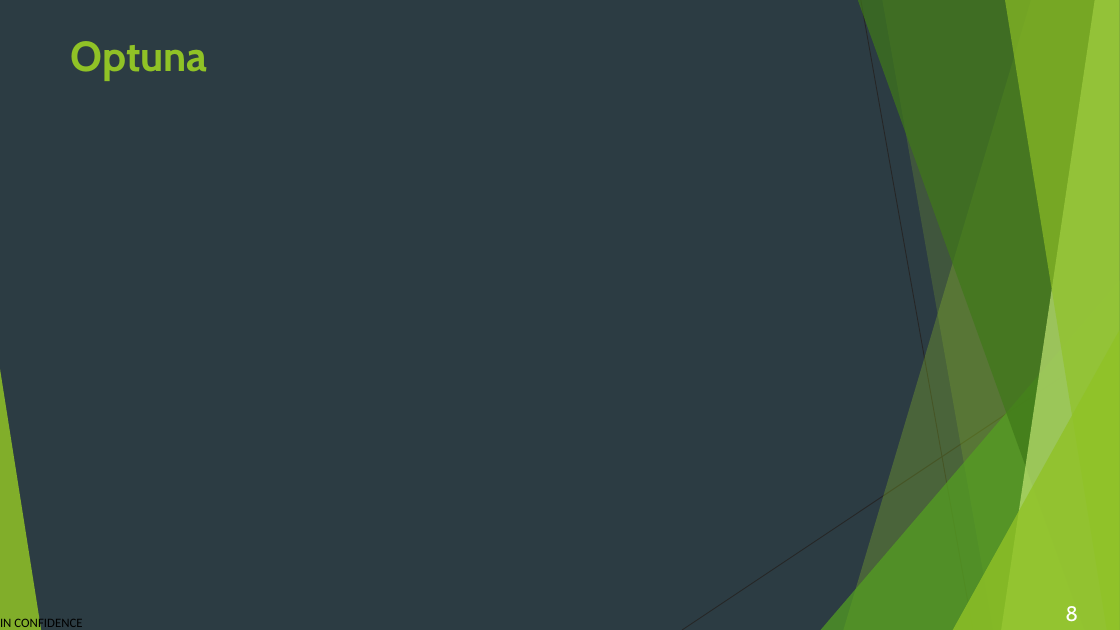
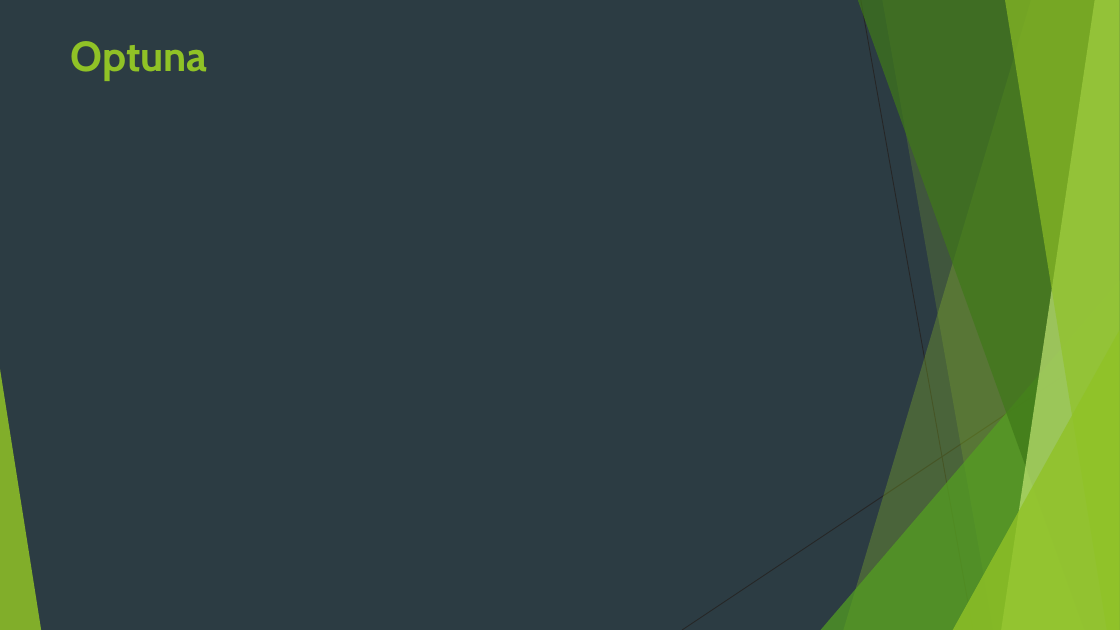
Before and after one commit to JBris/ml_pipeline, a slide deck: slide 15 of resources/ml_pipeline.pptx (slide 8 before the commit). Drawn at 1120x630 pixels with LibreOffice and Linux fonts; fonts in the diff are those of the drawing; background and template pictures are left out. Boxes give left, top, right and bottom in pixels: in the first picture for what was removed or moved away, otherwise in the second. Text is boxed around its words. In the diff, an @@ line names an element or a change of style, - is before the commit and + after.

```diff
--- a/resources/ml_pipeline.pptx
+++ b/resources/ml_pipeline.pptx
@@ text removed at (x1=0, y1=616, x2=82, y2=630) @@
-IN CONFIDENCE
@@ page number removed at (x1=1065, y1=606, x2=1078, y2=622) @@
-8
```
Also in this commit, not shown: 5 other slides changed, 11 slides added, 4 slides removed, 7 other files.
